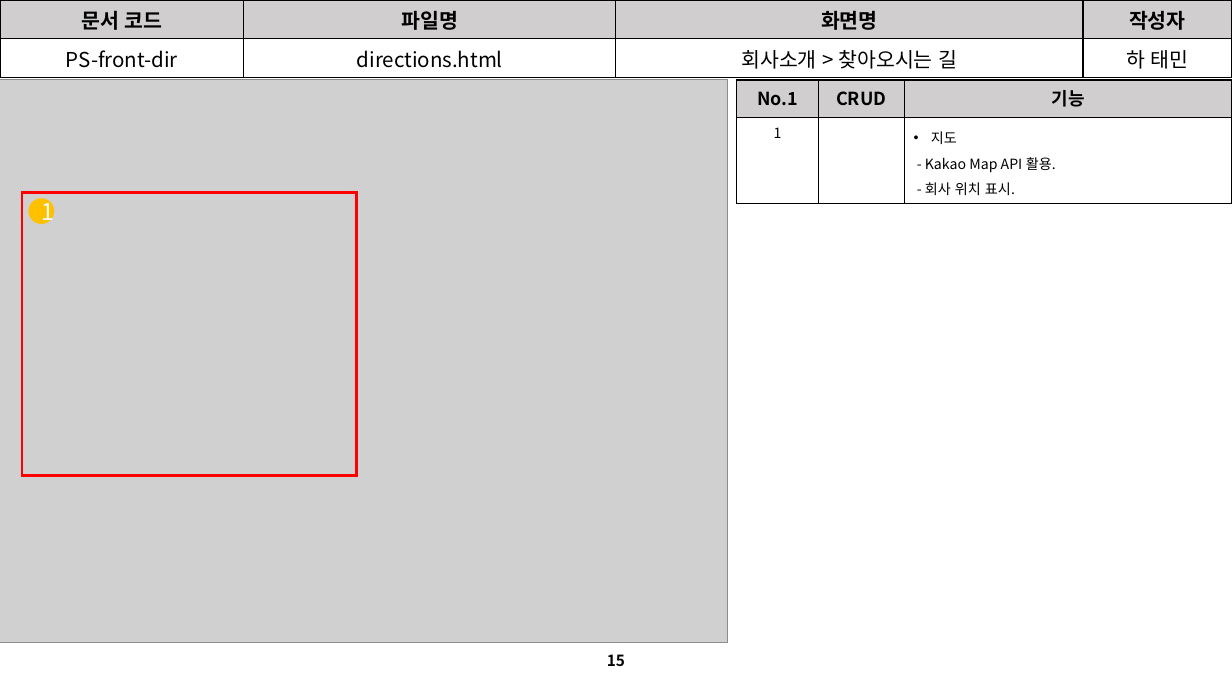
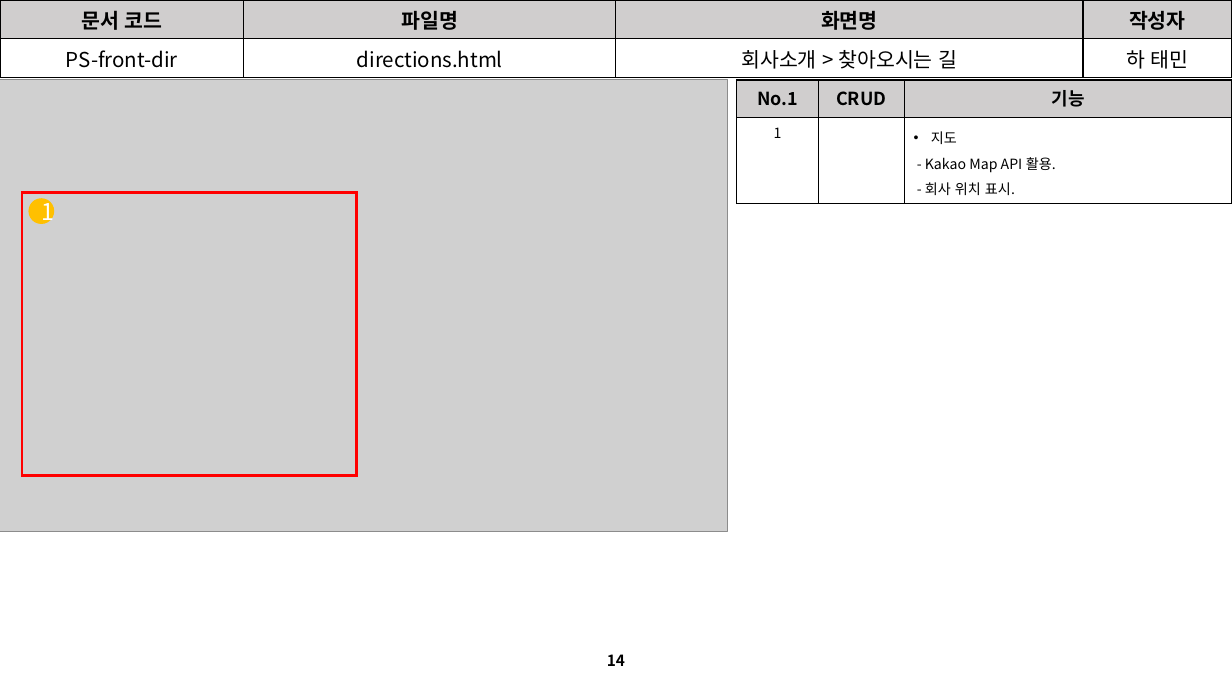
Before and after one commit to David-Ha-1217/Publisher_Portfolio, a slide deck: slide 14 of Documents/화면설계서.pptx (slide 15 before the commit). Drawn at 1232x693 pixels with LibreOffice and Linux fonts; fonts in the diff are those of the drawing; grey boxes stand for pictures. Boxes give left, top, right and bottom in pixels: in the first picture for what was removed or moved away, otherwise in the second. Text is boxed around its words. In the diff, an @@ line names an element or a change of style, - is before the commit and + after.

```diff
--- a/Documents/화면설계서.pptx
+++ b/Documents/화면설계서.pptx
@@ picture: place and size @@
-picture at box(0, 80, 727, 643)
+picture at box(0, 80, 727, 532)
@@ page number at box(607, 654, 625, 666): text changed @@
-15
+14
```
Also in this commit, not shown: 6 other slides changed, 1 slide removed, 38 other files.
